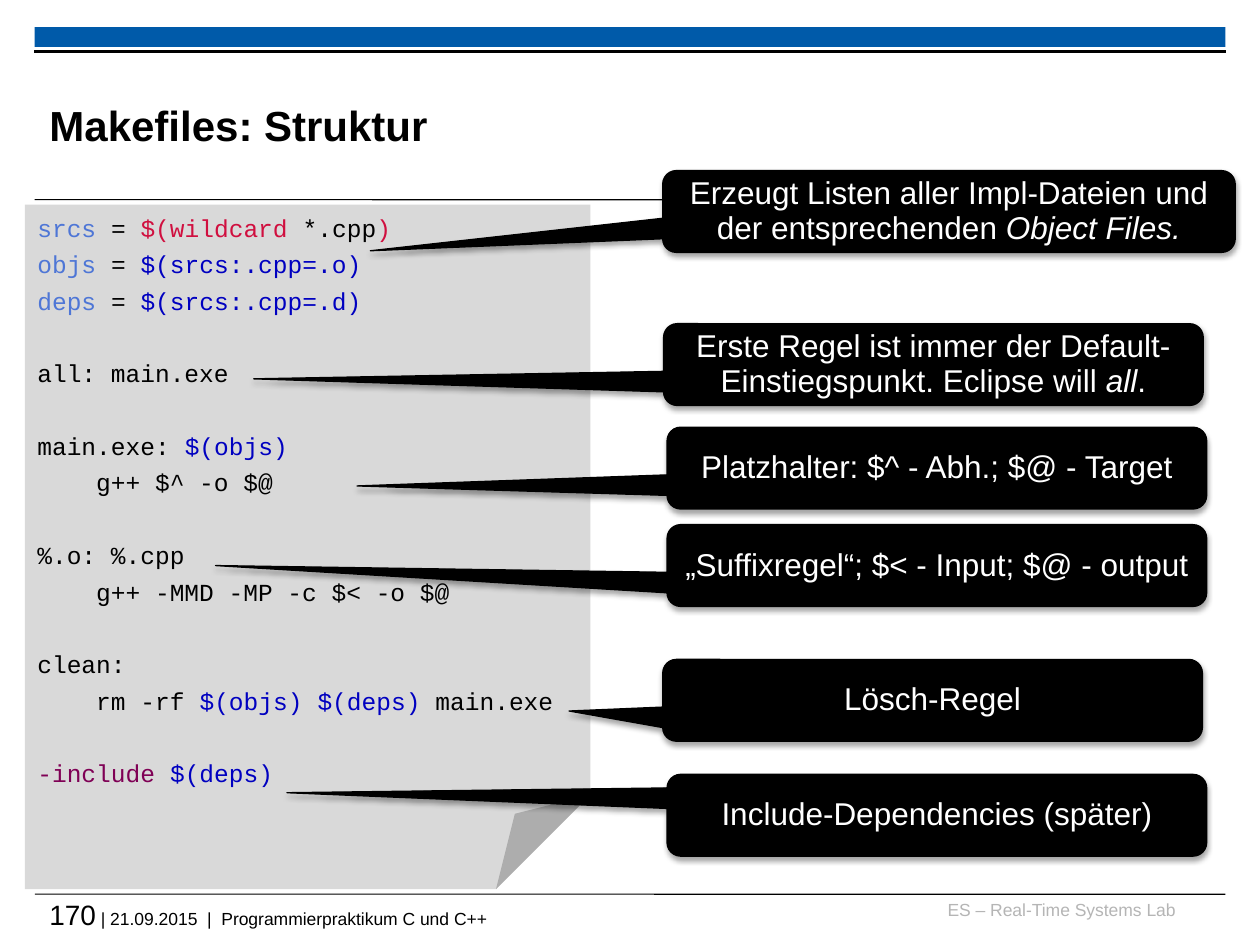
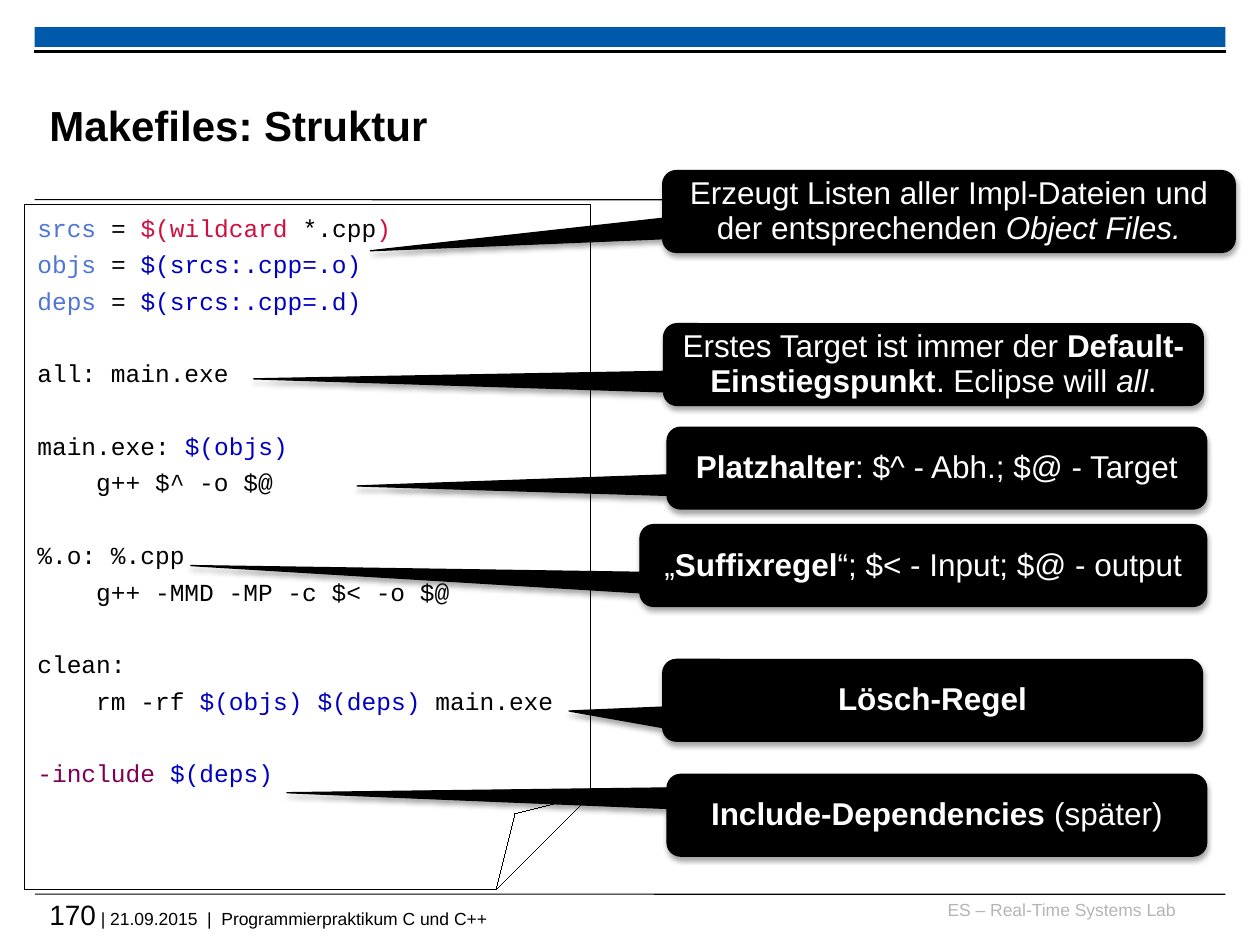
Before and after one commit to h82k/tud-cppp, a slide deck: slide 170 of cppp_lecture.pptx. Drawn at 1260x945 pixels with LibreOffice and Linux fonts; fonts in the diff are those of the drawing; background and template pictures are left out. Boxes give left, top, right and bottom in pixels: in the first picture for what was removed or moved away, otherwise in the second. Text is boxed around its words. In the diff, an @@ line names an element or a change of style, - is before the commit and + after.

```diff
--- a/cppp_lecture.pptx
+++ b/cppp_lecture.pptx
@@ folded corner at box(25, 204, 591, 888): fill #D9D9D9 to none; outline none to #000000 0.75 pt @@
@@ text in rounded speech box at box(683, 334, 1184, 398): text changed @@
-Erste Regel ist immer der Default-Einstiegspunkt. Eclipse will all.
+Erstes Target ist immer der Default-Einstiegspunkt. Eclipse will all.
@@ rounded speech box "Platzhalter: $^ - Abh.; $@ ..." at box(667, 427, 1206, 509): bold on in "Platzhalter:" @@
@@ rounded speech box "„Suffixregel“; $< - Input; $@ ...": place and size @@
-rounded speech box "„Suffixregel“; $< - Input; $@ ..." at box(667, 524, 1206, 606)
+rounded speech box "„Suffixregel“; $< - Input; $@ ..." at box(640, 524, 1207, 606)
@@ rounded speech box "„Suffixregel“; $< - Input; $@ ..." at box(640, 524, 1207, 606): bold on in "„Suffixregel“;"; proportions changed @@
@@ rounded speech box "Lösch-Regel" at box(663, 659, 1202, 741): bold on @@
@@ rounded speech box "Include-Dependencies (später)" at box(667, 775, 1206, 857): bold on in "Include-Dependencies" @@
```
Also in this commit, not shown: 10 other slides changed, 3 slides added, 2 other files.
